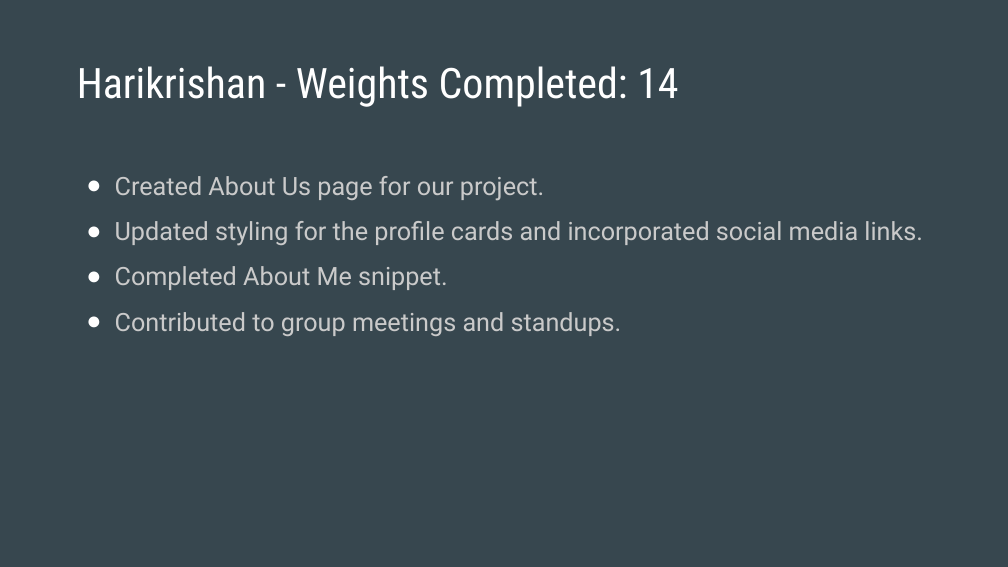
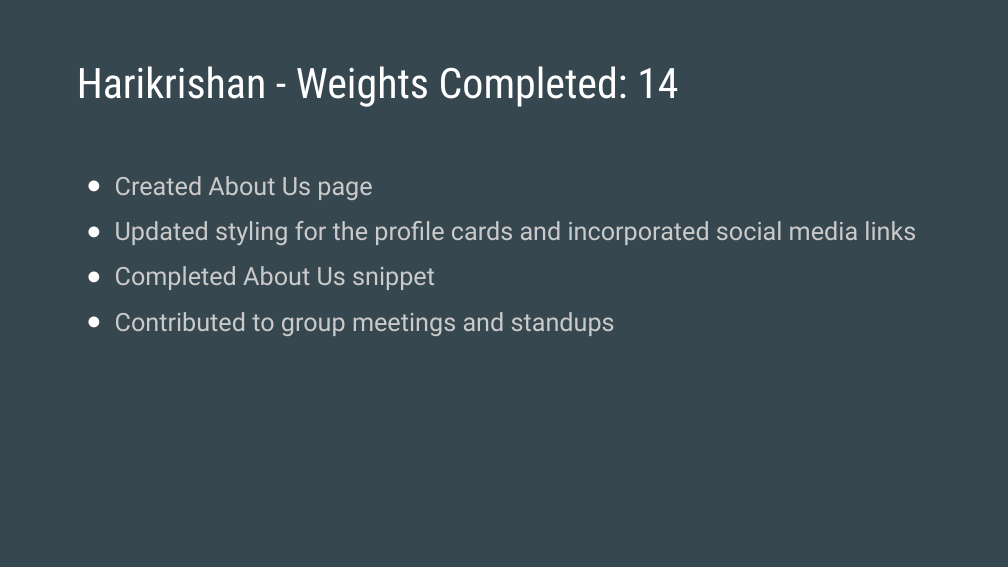
Before and after one commit to rehan-code/Game-Library-Web-App, a slide deck: slide 6 of CIS4250_Retrospective.pptx. Drawn at 1008x567 pixels with LibreOffice and Linux fonts; fonts in the diff are those of the drawing. Boxes give left, top, right and bottom in pixels: in the first picture for what was removed or moved away, otherwise in the second. Text is boxed around its words. In the diff, an @@ line names an element or a change of style, - is before the commit and + after.

```diff
--- a/CIS4250_Retrospective.pptx
+++ b/CIS4250_Retrospective.pptx
@@ text at (115, 176, 916, 336): text changed @@
-● Created About Us page for our project.
-● Updated styling for the profile cards and incorporated social media links.
-● Completed About Me snippet.
-● Contributed to group meetings and standups.
+● Created About Us page
+● Updated styling for the profile cards and incorporated social media links
+● Completed About Us snippet
+● Contributed to group meetings and standups
```
Also in this commit, not shown: 6 other slides changed.
